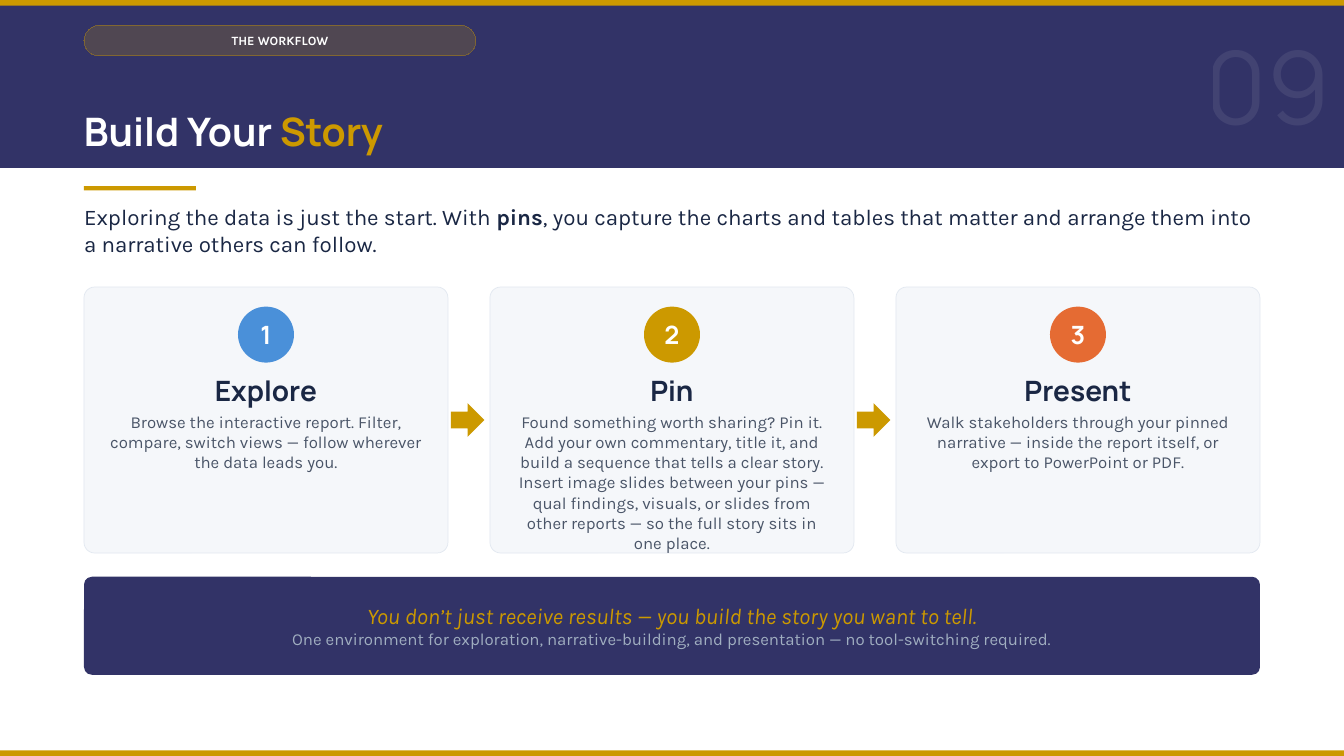
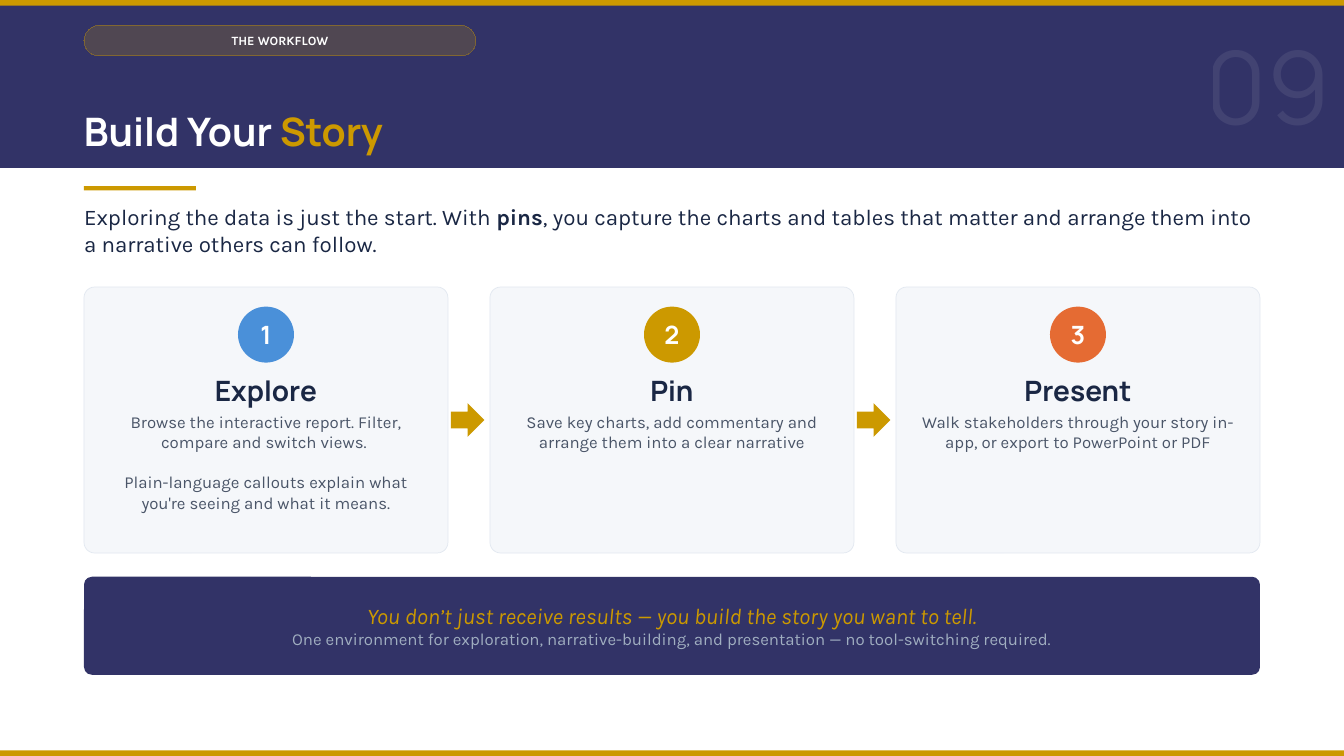
Before and after one commit to DuncanRBrett/Turas, a slide deck: slide 10 of docs/marketing/Introducing Turas to clients.pptx. Drawn at 1344x756 pixels with LibreOffice and Linux fonts; fonts in the diff are those of the drawing. Boxes give left, top, right and bottom in pixels: in the first picture for what was removed or moved away, otherwise in the second. Text is boxed around its words. In the diff, an @@ line names an element or a change of style, - is before the commit and + after.

```diff
--- a/docs/marketing/Introducing Turas to clients.pptx
+++ b/docs/marketing/Introducing Turas to clients.pptx
@@ text at <box>124,416,407,513</box>: text changed @@
-Browse the interactive report. Filter, compare, switch views — follow wherever the data leads you.
+Browse the interactive report. Filter, compare and switch views.
+Plain-language callouts explain what you're seeing and what it means.
@@ text at <box>526,416,817,452</box>: text changed @@
-Found something worth sharing? Pin it. Add your own commentary, title it, and build a sequence that tells a clear story. Insert image slides between your pins — qual findings, visuals, or slides from other reports — so the full story sits in one place.
+Save key charts, add commentary and arrange them into a clear narrative
@@ text at <box>922,416,1233,452</box>: text changed @@
-Walk stakeholders through your pinned narrative — inside the report itself, or export to PowerPoint or PDF.
+Walk stakeholders through your story in-app, or export to PowerPoint or PDF
```
Also in this commit, not shown: 1 other slide changed, 7 other files.
